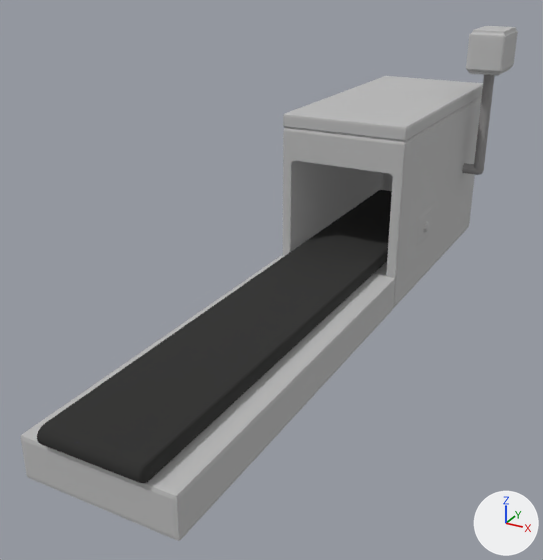
An edit to the glTF model public/Laufband/laufband.glb, drawn before and after from the same camera.
One viewpoint serves both versions: a camera (50 mm lens) standing at (31.2, -95.3, 36.0) and looking at (-0.4, -37.9, 7.2). The axes (+X, +Y, +Z) are drawn at lower right. The lights are the same throughout.

In view in the first picture: '272926_23_05_11_15_02_16_2', '272926_23_05_11_15_02_16_4', 'laufband'.
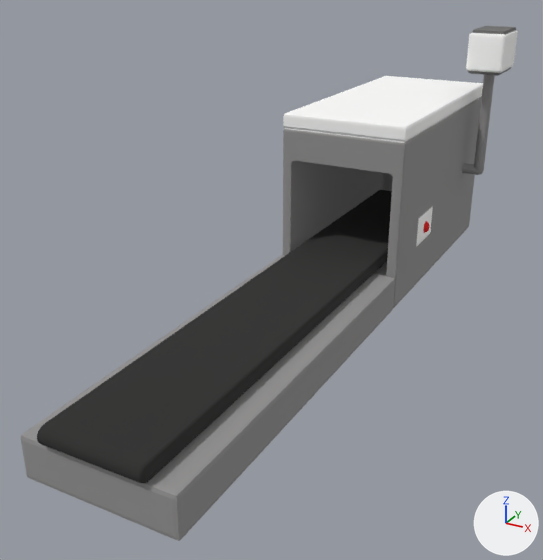
What differs and where, as boxes [x1, y1, x2, y2] in the pictures (543 x 560 px):
'laufband', recoloured
    both: [21, 26, 518, 541]

The change, as a diff of the scene's bpy script:
```diff
--- a/public/Laufband/laufband.glb.py
+++ b/public/Laufband/laufband.glb.py
@@ img_272926_23_05_11_15_02_16_0_color @@
+img_272926_23_05_11_15_02_16_0_color = load_image('272926_23_05_11_15_02_16_0_color', '_unpacked/272926_23_05_11_15_02_16_0_color', 2048, 2048, 'sRGB')
@@ mat_272926_23_05_11_15_02_16_0 @@
+mat_272926_23_05_11_15_02_16_0 = principled_material('272926_23_05_11_15_02_16_0')
+mat_272926_23_05_11_15_02_16_0.texture = img_272926_23_05_11_15_02_16_0_color
+mat_272926_23_05_11_15_02_16_0.roughness = 1.0
@@ me_laufband_mesh @@
 me_laufband_mesh.from_pydata(...)  # 4195 vertices, 8382 faces; spans x -5.1..12.0, y -65.6..2.1, z 1.5..27.8
-me_laufband_mesh.materials.append(mat_laufband)  # grey #bcbcbc
+me_laufband_mesh.materials.append(mat_272926_23_05_11_15_02_16_0)  # picture img_272926_23_05_11_15_02_16_0_color
```
